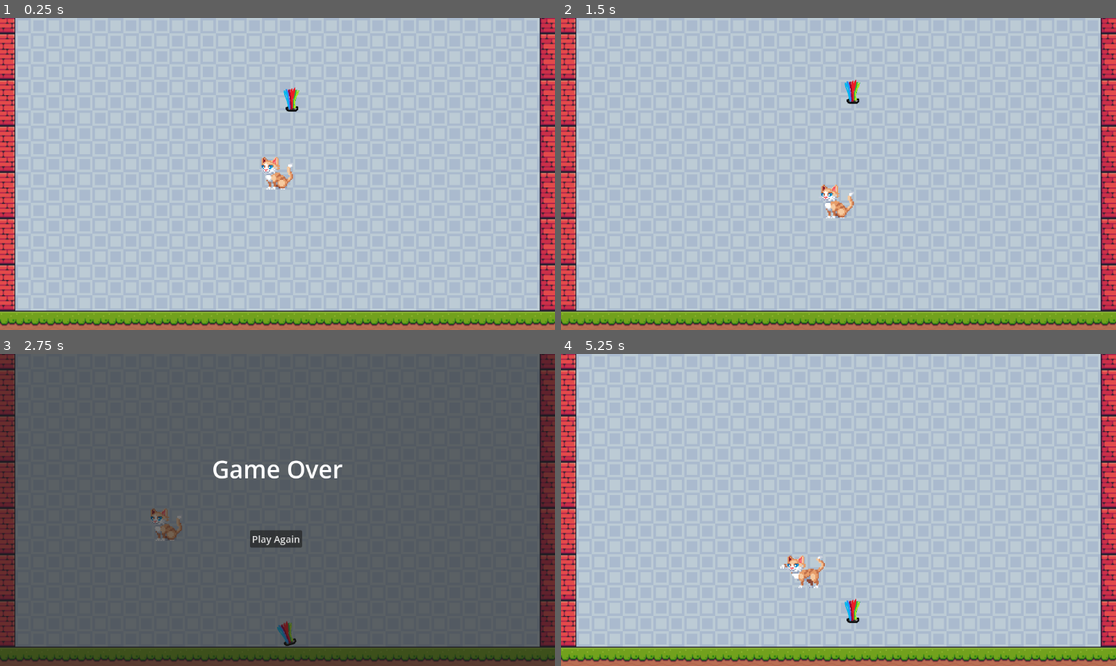
Above: before the commit, frames 1-4 (two rows, left to right).
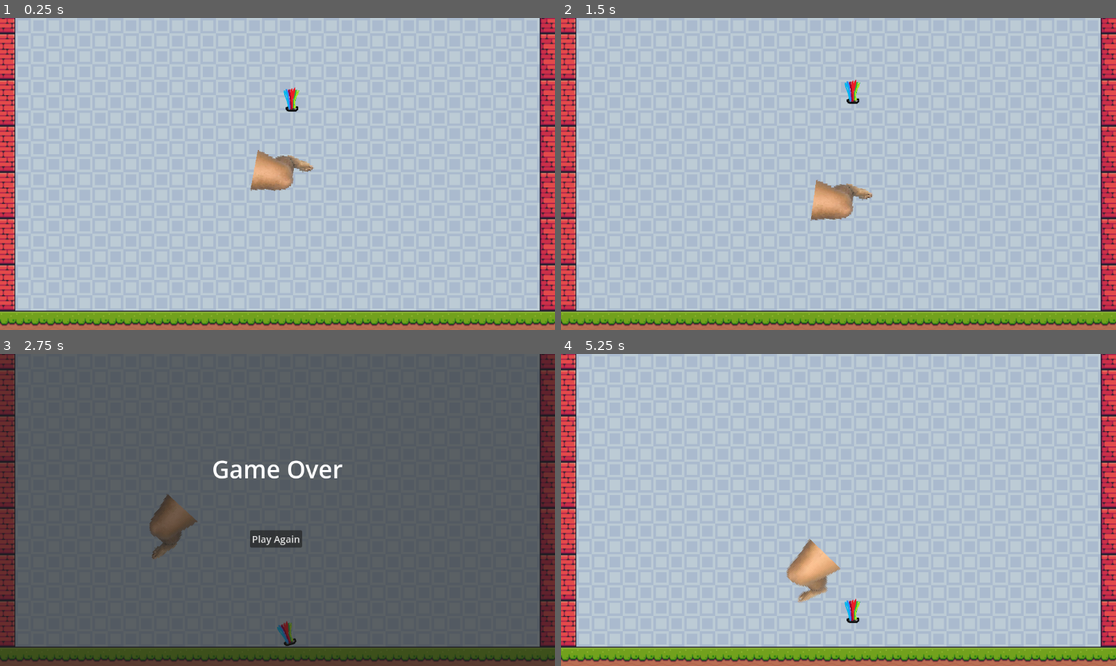
Above: after the commit, the same moments.

Repository: koxukoshu/pacific-sun-debut-game
Game: Godot game, scene res://main.tscn
Two runs of this game, one before a commit and one after it. Both use one fixed random seed, a clock stepped at 60 frames per second and the inputs below.
Inputs (mouse positions are in pixels of both pictures, inside the frame that each line leads up to):
- Up to frame 1 (0.25 s): no input
- Up to frame 2 (1.5 s): move the mouse to (960, 158) at 0.52 s; click (960, 158) at 0.6 s; right-click (960, 158) at 0.8 s; click "Play Again" at 1.25 s
- Up to frame 3 (2.75 s): move the mouse to (166, 525) at 2.02 s; right-click (166, 525) at 2.1 s; click (166, 525) at 2.3 s
- Up to frame 4 (5.25 s): click "Play Again" at 2.75 s; move the mouse to (894, 441) at 3.52 s; click (894, 441) at 3.6 s; right-click (894, 441) at 3.8 s; click "Play Again" at 4.25 s; move the mouse to (810, 572) at 5.02 s; right-click (810, 572) at 5.1 s

The runs differ from the first frame. In frame 1, 0.9% of the frame differs, in the area x 45-57%, y 42-56%; in frame 2, 0.9%; in frame 3, 0.8%; in frame 4, 1.0%, in the area x 39-51%, y 59-80%.

Commit message:
feat: change character sprite

Diff:
--- a/new_game_project_2025-06-06_13-04-02/character.tscn
+++ b/new_game_project_2025-06-06_13-04-02/character.tscn
@@ -1,43 +1,12 @@
-[gd_scene load_steps=34 format=3 uid="uid://be66xjlnoqf34"]
+[gd_scene load_steps=21 format=3 uid="uid://be66xjlnoqf34"]
 
 [ext_resource type="Script" uid="uid://dhe8okuqpkbwp" path="res://main_character.gd" id="1_wmkwl"]
 [ext_resource type="Texture2D" uid="uid://rhb530kvbq3n" path="res://JUMP.png" id="3_2q423"]
-[ext_resource type="Texture2D" uid="uid://b4c5xe7dm543j" path="res://IDLE.png" id="3_8yqgs"]
 [ext_resource type="Texture2D" uid="uid://bx571hvlamlgm" path="res://RUN.png" id="4_8yqgs"]
-[ext_resource type="Texture2D" uid="uid://crpgg8xo4u08h" path="res://ATTACK 1.png" id="4_jw0ju"]
+[ext_resource type="Texture2D" uid="uid://cx7u0hfwh3v58" path="res://kick1.png" id="4_wdpcj"]
+[ext_resource type="Texture2D" uid="uid://ccltwlyuca2xd" path="res://kick2.png" id="5_qi5as"]
 [ext_resource type="AudioStream" uid="uid://bqbspyws6qcln" path="res://kick-sound.mp3" id="6_0qfo5"]
-
-[sub_resource type="AtlasTexture" id="AtlasTexture_uvl38"]
-atlas = ExtResource("3_8yqgs")
-region = Rect2(0, 0, 80, 64)
-
-[sub_resource type="AtlasTexture" id="AtlasTexture_2q423"]
-atlas = ExtResource("3_8yqgs")
-region = Rect2(80, 0, 80, 64)
-
-[sub_resource type="AtlasTexture" id="AtlasTexture_8yqgs"]
-atlas = ExtResource("3_8yqgs")
-region = Rect2(160, 0, 80, 64)
-
-[sub_resource type="AtlasTexture" id="AtlasTexture_jw0ju"]
-atlas = ExtResource("3_8yqgs")
-region = Rect2(240, 0, 80, 64)
-
-[sub_resource type="AtlasTexture" id="AtlasTexture_2v62t"]
-atlas = ExtResource("3_8yqgs")
-region = Rect2(320, 0, 80, 64)
-
-[sub_resource type="AtlasTexture" id="AtlasTexture_wcpx6"]
-atlas = ExtResource("3_8yqgs")
-region = Rect2(400, 0, 80, 64)
-
-[sub_resource type="AtlasTexture" id="AtlasTexture_u3evn"]
-atlas = ExtResource("3_8yqgs")
-region = Rect2(480, 0, 80, 64)
-
-[sub_resource type="AtlasTexture" id="AtlasTexture_5q0wt"]
-atlas = ExtResource("3_8yqgs")
-region = Rect2(560, 0, 80, 64)
+[ext_resource type="Texture2D" uid="uid://bc2ts7trsemwv" path="res://kick3.png" id="6_jb3kq"]
 
 [sub_resource type="AtlasTexture" id="AtlasTexture_qthh5"]
 atlas = ExtResource("3_2q423")
@@ -50,30 +19,6 @@
 [sub_resource type="AtlasTexture" id="AtlasTexture_k7f46"]
 atlas = ExtResource("3_2q423")
 region = Rect2(160, 0, 80, 64)
-
-[sub_resource type="AtlasTexture" id="AtlasTexture_lwrfi"]
-atlas = ExtResource("4_jw0ju")
-region = Rect2(80, 0, 80, 64)
-
-[sub_resource type="AtlasTexture" id="AtlasTexture_niowr"]
-atlas = ExtResource("4_jw0ju")
-region = Rect2(160, 0, 80, 64)
-
-[sub_resource type="AtlasTexture" id="AtlasTexture_wut41"]
-atlas = ExtResource("4_jw0ju")
-region = Rect2(240, 0, 80, 64)
-
-[sub_resource type="AtlasTexture" id="AtlasTexture_s5efc"]
-atlas = ExtResource("4_jw0ju")
-region = Rect2(320, 0, 80, 64)
-
-[sub_resource type="AtlasTexture" id="AtlasTexture_j7y71"]
-atlas = ExtResource("4_jw0ju")
-region = Rect2(400, 0, 80, 64)
-
-[sub_resource type="AtlasTexture" id="AtlasTexture_gum7p"]
-atlas = ExtResource("4_jw0ju")
-region = Rect2(480, 0, 80, 64)
 
 [sub_resource type="AtlasTexture" id="AtlasTexture_47qjj"]
 atlas = ExtResource("4_8yqgs")
@@ -111,32 +56,25 @@
 animations = [{
 "frames": [{
 "duration": 1.0,
-"texture": SubResource("AtlasTexture_uvl38")
-}, {
-"duration": 1.0,
-"texture": SubResource("AtlasTexture_2q423")
-}, {
-"duration": 1.0,
-"texture": SubResource("AtlasTexture_8yqgs")
-}, {
-"duration": 1.0,
-"texture": SubResource("AtlasTexture_jw0ju")
-}, {
-"duration": 1.0,
-"texture": SubResource("AtlasTexture_2v62t")
-}, {
-"duration": 1.0,
-"texture": SubResource("AtlasTexture_wcpx6")
-}, {
-"duration": 1.0,
-"texture": SubResource("AtlasTexture_u3evn")
-}, {
-"duration": 1.0,
-"texture": SubResource("AtlasTexture_5q0wt")
+"texture": ExtResource("4_wdpcj")
 }],
 "loop": true,
 "name": &"default",
 "speed": 5.0
+}, {
+"frames": [{
+"duration": 1.0,
+"texture": ExtResource("4_wdpcj")
+}, {
+"duration": 1.0,
+"texture": ExtResource("5_qi5as")
+}, {
+"duration": 1.0,
+"texture": ExtResource("6_jb3kq")
+}],
+"loop": true,
+"name": &"heavy_kicking",
+"speed": 17.0
 }, {
 "frames": [{
 "duration": 1.0,
@@ -154,25 +92,10 @@
 }, {
 "frames": [{
 "duration": 1.0,
-"texture": SubResource("AtlasTexture_lwrfi")
-}, {
-"duration": 1.0,
-"texture": SubResource("AtlasTexture_niowr")
-}, {
-"duration": 1.0,
-"texture": SubResource("AtlasTexture_wut41")
-}, {
-"duration": 1.0,
-"texture": SubResource("AtlasTexture_s5efc")
-}, {
-"duration": 1.0,
-"texture": SubResource("AtlasTexture_j7y71")
-}, {
-"duration": 1.0,
-"texture": SubResource("AtlasTexture_gum7p")
+"texture": ExtResource("5_qi5as")
 }],
 "loop": true,
-"name": &"kicking",
+"name": &"light_kicking",
 "speed": 17.0
 }, {
 "frames": [{
@@ -213,12 +136,11 @@
 
 [node name="AnimatedSprite2D" type="AnimatedSprite2D" parent="."]
 texture_filter = 1
-position = Vector2(-2.99994, -7.99998)
-scale = Vector2(2.5, 2.5)
+position = Vector2(-8, -24)
+scale = Vector2(0.293, 0.293)
 sprite_frames = SubResource("SpriteFrames_wcpx6")
-animation = &"kicking"
+animation = &"light_kicking"
 autoplay = "default"
-frame_progress = 0.585883
 
 [node name="KickArea" type="Area2D" parent="."]
 
@@ -228,3 +150,4 @@
 
 [node name="kick_sfx" type="AudioStreamPlayer2D" parent="."]
 stream = ExtResource("6_0qfo5")
+pitch_scale = 0.8
--- a/new_game_project_2025-06-06_13-04-02/game.gd
+++ b/new_game_project_2025-06-06_13-04-02/game.gd
@@ -2,10 +2,17 @@
 
 @onready var game_over: Control = $GameOver
 @onready var play_again: Button = $GameOver/PlayAgain
-@onready var toy: RigidBody2D = $toy  # This is the instanced RigidBody2D scene
+@onready var toy: RigidBody2D = $toy
+@onready var character: Sprite2D = $character
+
 
 func _ready() -> void:
 	game_over.visible = false
+
+
+func _process(delta: float):
+	var direction_to_toy = (toy.global_position - character.global_position).normalized()
+	character.rotation = direction_to_toy.angle() + 1.5708 * 2
 
 func _on_play_again_pressed() -> void:
 	get_tree().reload_current_scene()
--- a/new_game_project_2025-06-06_13-04-02/game.tscn
+++ b/new_game_project_2025-06-06_13-04-02/game.tscn
@@ -221,6 +221,7 @@
 sources/0 = SubResource("TileSetAtlasSource_jw0ju")
 
 [sub_resource type="SystemFont" id="SystemFont_ryrav"]
+subpixel_positioning = 0
 
 [node name="Game" type="Node"]
 script = ExtResource("1_7jktm")
@@ -241,7 +242,7 @@
 format = 2
 layer_0/tile_data = PackedInt32Array(1245184, 458752, 0, 1310720, 458752, 1, 1245185, 458752, 0, 1310721, 458752, 1, 12 …(4883 unchanged characters)…
 
-[node name="CharacterBody2D" parent="." instance=ExtResource("3_r0x5m")]
+[node name="character" parent="." instance=ExtResource("3_r0x5m")]
 position = Vector2(608, 569)
 
 [node name="toy" parent="." instance=ExtResource("4_3mrqo")]
--- a/new_game_project_2025-06-06_13-04-02/main_character.gd
+++ b/new_game_project_2025-06-06_13-04-02/main_character.gd
@@ -33,7 +33,7 @@
 # Initiates the heavy kick attack
 func _do_heavy_kick() -> void:
 	is_heavy_kicking = true
-	animated_sprite_2d.play("kicking")
+	animated_sprite_2d.play("heavy_kicking")
 	kick_area.monitoring = true # Enable the hitbox for the kick
 
 	# Wait for a short duration, then disable the hitbox and end the kick
@@ -44,7 +44,7 @@
 # Initiates the light kick attack
 func _do_light_kick() -> void:
 	is_light_kicking = true
-	animated_sprite_2d.play("kicking")
+	animated_sprite_2d.play("light_kicking")
 	kick_area.monitoring = true # Enable the hitbox for the kick
 
 	# Wait for a short duration, then disable the hitbox and end the kick
@@ -58,9 +58,9 @@
 		print("Kicked: ", body.name)
 
 		# --- Config ---
-		var kick_speed: float = 600.0 # Constant speed after kick
+		var kick_speed: float = 650.0 # Constant speed after kick
 		if is_light_kicking:
-			kick_speed = 250.0
+			kick_speed = 220.0
 
 		# --- Calculate direction from hit point (kick_area) to body's center ---
 		var hit_direction: Vector2 = body.global_position - kick_area.global_position
Binary file added: new_game_project_2025-06-06_13-04-02/kick1.png
Not shown, added: new_game_project_2025-06-06_13-04-02/kick1.png.import
Binary file added: new_game_project_2025-06-06_13-04-02/kick2.png
Not shown, added: new_game_project_2025-06-06_13-04-02/kick2.png.import
Binary file added: new_game_project_2025-06-06_13-04-02/kick3.png
Not shown, added: new_game_project_2025-06-06_13-04-02/kick3.png.import
